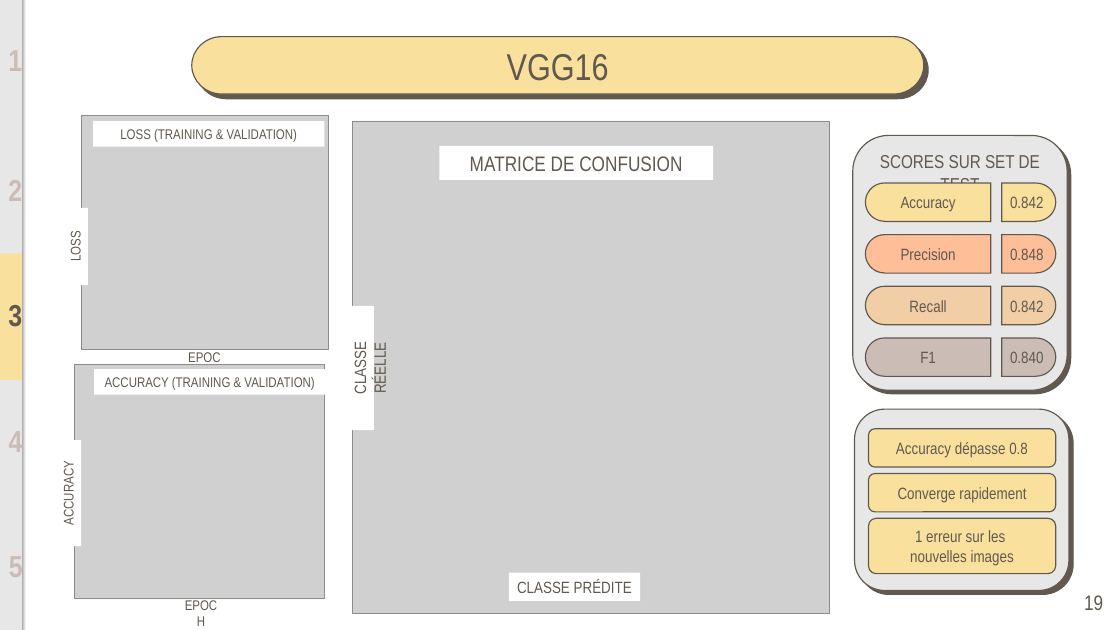
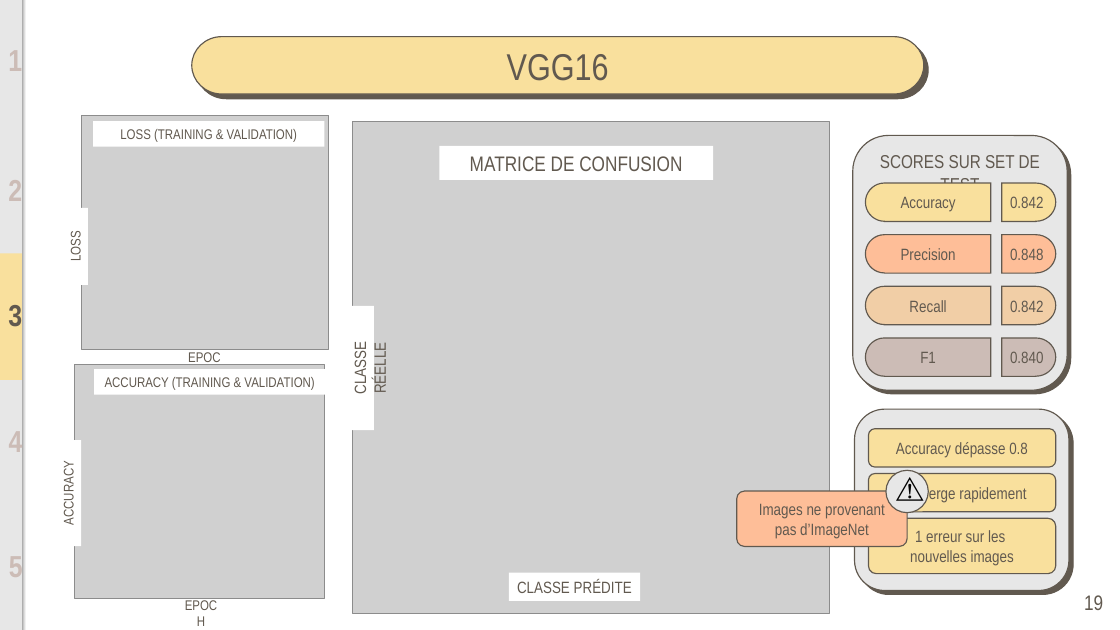
Before and after one commit to BiGHeaDMaX/Identifier-Races-Chiens-avec-TensorFlow, a slide deck: slide 19 of 05 - Présentation.pptx. Drawn at 1120x630 pixels with LibreOffice and Linux fonts; fonts in the diff are those of the drawing; grey boxes stand for pictures. Boxes give left, top, right and bottom in pixels: in the first picture for what was removed or moved away, otherwise in the second. Text is boxed around its words. In the diff, an @@ line names an element or a change of style, - is before the commit and + after.

```diff
--- a/05 - Présentation.pptx
+++ b/05 - Présentation.pptx
@@ ellipse added at box(886, 471, 928, 513), fill #E7E7E7, outline #61594F 1 pt @@
@@ text added at box(888, 467, 927, 509), 24 pt, text #000000 @@
+⚠️
@@ rounded rectangle added at box(737, 492, 907, 547), fill #FEBE98, outline #61594F 1 pt, 14 pt, text #61594F @@
+Images ne provenant pas d’ImageNet
```
Also in this commit, not shown: 3 other slides changed.
